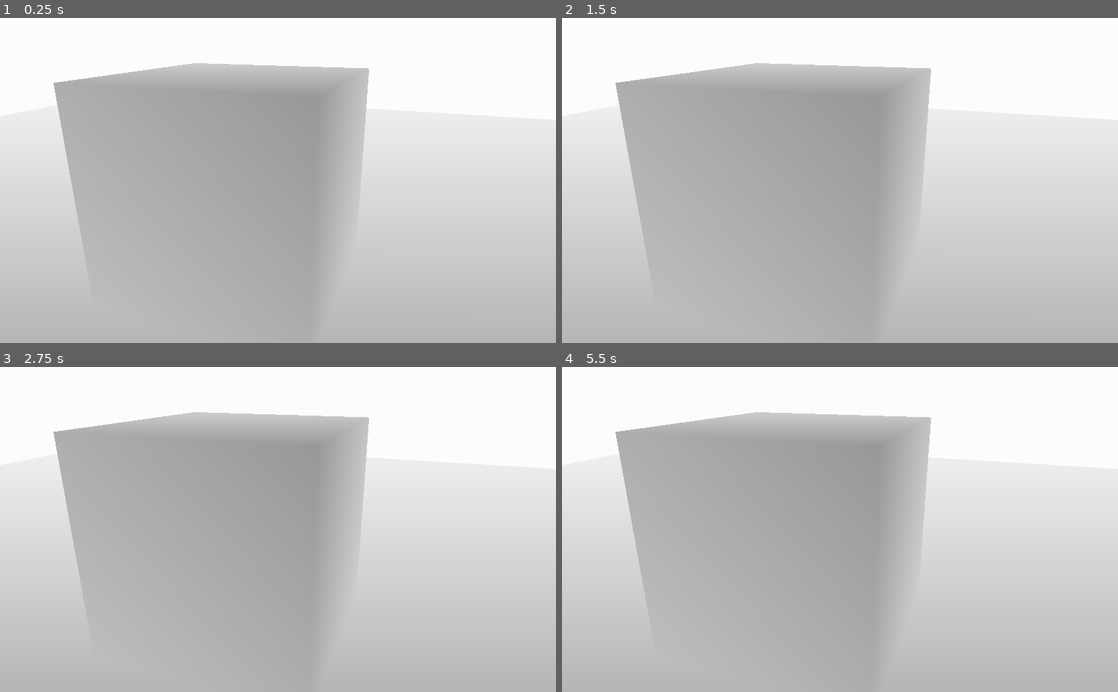
Above: before the commit, frames 1-4 (two rows, left to right).
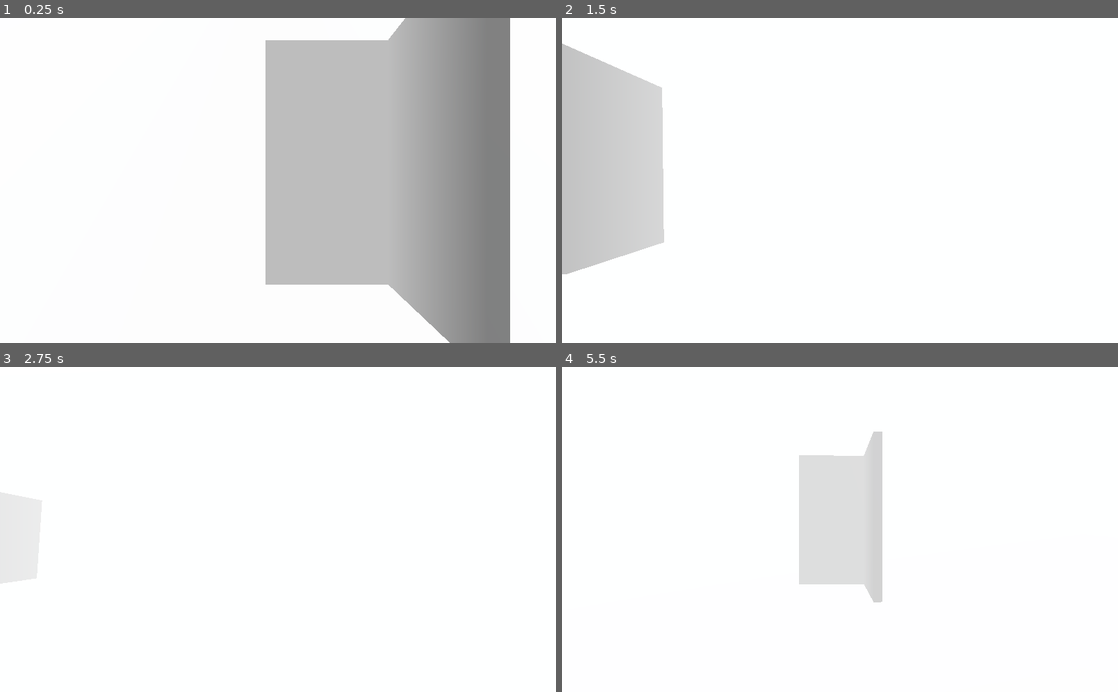
Above: after the commit, the same moments.

Repository: SmBe19/AJ8
Game: Godot game, scene res://scn/Root.tscn
Two runs of this game, one before a commit and one after it. Both use one fixed random seed, a clock stepped at 60 frames per second and the inputs below.
Inputs (mouse positions are in pixels of both pictures, inside the frame that each line leads up to):
- Up to frame 1 (0.25 s): no input
- Up to frame 2 (1.5 s): tap Enter at 0.5 s; move the mouse to (962, 164) at 0.52 s; hold D (move_right, bound only after the commit) 0.53-1.28 s; move the mouse to (728, 196) at 1.27 s; hold S (move_backward, bound only after the commit) from 1.28 s (still down)
- Up to frame 3 (2.75 s): move the mouse to (333, 458) at 2.02 s; release S (move_backward, bound only after the commit) at 2.03 s; hold D (move_right, bound only after the commit) from 2.03 s (still down)
- Up to frame 4 (5.5 s): move the mouse to (812, 594) at 2.77 s; release D (move_right, bound only after the commit) at 2.78 s; hold W (move_forward, bound only after the commit) 2.78-3.53 s; tap Space at 3.5 s; move the mouse to (1006, 578) at 3.52 s; hold A (move_left, bound only after the commit) 3.53-5.03 s; tap Enter at 4.25 s; move the mouse to (673, 480) at 4.27 s; move the mouse to (867, 529) at 5.02 s; hold S (move_backward, bound only after the commit) from 5.03 s (still down)

The runs differ from the first frame. In frame 1, 76% of the frame differs, in the area x 0-100%, y 0-100%; in frame 2, 73%; in frame 3, 73%; in frame 4, 75%.

Commit message:
implement movement

Diff:
--- a/project.godot
+++ b/project.godot
@@ -19,6 +19,37 @@
 run/main_scene="res://scn/Root.tscn"
 config/icon="res://icon.png"
 
+[input]
+
+move_forward={
+"deadzone": 0.5,
+"events": [ Object(InputEventKey,"resource_local_to_scene":false,"resource_name":"","device":0,"alt":false,"shift":false,"control":false,"meta":false,"command":false,"pressed":false,"scancode":87,"unicode":0,"echo":false,"script":null)
+, Object(InputEventKey,"resource_local_to_scene":false,"resource_name":"","device":0,"alt":false,"shift":false,"control":false,"meta":false,"command":false,"pressed":false,"scancode":16777232,"unicode":0,"echo":false,"script":null)
+, Object(InputEventJoypadMotion,"resource_local_to_scene":false,"resource_name":"","device":-1,"axis":1,"axis_value":-1.0,"script":null)
+ ]
+}
+move_backward={
+"deadzone": 0.5,
+"events": [ Object(InputEventKey,"resource_local_to_scene":false,"resource_name":"","device":0,"alt":false,"shift":false,"control":false,"meta":false,"command":false,"pressed":false,"scancode":83,"unicode":0,"echo":false,"script":null)
+, Object(InputEventKey,"resource_local_to_scene":false,"resource_name":"","device":0,"alt":false,"shift":false,"control":false,"meta":false,"command":false,"pressed":false,"scancode":16777234,"unicode":0,"echo":false,"script":null)
+, Object(InputEventJoypadMotion,"resource_local_to_scene":false,"resource_name":"","device":-1,"axis":1,"axis_value":1.0,"script":null)
+ ]
+}
+move_left={
+"deadzone": 0.5,
+"events": [ Object(InputEventKey,"resource_local_to_scene":false,"resource_name":"","device":0,"alt":false,"shift":false,"control":false,"meta":false,"command":false,"pressed":false,"scancode":65,"unicode":0,"echo":false,"script":null)
+, Object(InputEventKey,"resource_local_to_scene":false,"resource_name":"","device":0,"alt":false,"shift":false,"control":false,"meta":false,"command":false,"pressed":false,"scancode":16777231,"unicode":0,"echo":false,"script":null)
+, Object(InputEventJoypadMotion,"resource_local_to_scene":false,"resource_name":"","device":-1,"axis":0,"axis_value":-1.0,"script":null)
+ ]
+}
+move_right={
+"deadzone": 0.5,
+"events": [ Object(InputEventKey,"resource_local_to_scene":false,"resource_name":"","device":0,"alt":false,"shift":false,"control":false,"meta":false,"command":false,"pressed":false,"scancode":68,"unicode":0,"echo":false,"script":null)
+, Object(InputEventKey,"resource_local_to_scene":false,"resource_name":"","device":0,"alt":false,"shift":false,"control":false,"meta":false,"command":false,"pressed":false,"scancode":16777233,"unicode":0,"echo":false,"script":null)
+, Object(InputEventJoypadMotion,"resource_local_to_scene":false,"resource_name":"","device":-1,"axis":0,"axis_value":1.0,"script":null)
+ ]
+}
+
 [rendering]
 
 quality/driver/driver_name="GLES2"
--- a/scn/Root.tscn
+++ b/scn/Root.tscn
@@ -1,33 +1,21 @@
-[gd_scene load_steps=7 format=2]
+[gd_scene load_steps=6 format=2]
 
 [ext_resource path="res://src/Root.gd" type="Script" id=1]
-[ext_resource path="res://msh/testlvl.obj" type="ArrayMesh" id=2]
-[ext_resource path="res://default_env.tres" type="Environment" id=3]
+[ext_resource path="res://scn/World.tscn" type="PackedScene" id=2]
 [ext_resource path="res://src/Depth.shader" type="Shader" id=4]
 
-[sub_resource type="QuadMesh" id=3]
+[sub_resource type="QuadMesh" id=1]
 size = Vector2( 2, 2 )
 
-[sub_resource type="ShaderMaterial" id=5]
+[sub_resource type="ShaderMaterial" id=2]
 shader = ExtResource( 4 )
 
 [node name="Root" type="Node"]
 script = ExtResource( 1 )
 
-[node name="Spatial" type="Spatial" parent="."]
+[node name="MagicSmoke" type="MeshInstance" parent="."]
+extra_cull_margin = 16384.0
+mesh = SubResource( 1 )
+material/0 = SubResource( 2 )
 
-[node name="MeshInstance" type="MeshInstance" parent="Spatial"]
-extra_cull_margin = 16384.0
-mesh = SubResource( 3 )
-material/0 = SubResource( 5 )
-
-[node name="testlvl" type="MeshInstance" parent="Spatial"]
-mesh = ExtResource( 2 )
-material/0 = null
-material/1 = null
-
-[node name="Camera" type="Camera" parent="Spatial"]
-transform = Transform( 0.34202, 0.321394, -0.883022, 0, 0.939693, 0.34202, 0.939693, -0.116978, 0.321394, -3.37155, 1.37435, 1.6176 )
-environment = ExtResource( 3 )
-fov = 42.5754
-far = 44.3
+[node name="World" parent="." instance=ExtResource( 2 )]
--- /dev/null
+++ b/scn/World.tscn
@@ -0,0 +1,60 @@
+[gd_scene load_steps=8 format=2]
+
+[ext_resource path="res://src/Player.gd" type="Script" id=1]
+[ext_resource path="res://msh/testlvl.obj" type="ArrayMesh" id=2]
+
+[sub_resource type="BoxShape" id=3]
+extents = Vector3( 64, 1, 64 )
+
+[sub_resource type="QuadMesh" id=2]
+
+[sub_resource type="CapsuleShape" id=4]
+radius = 0.5
+
+[sub_resource type="ConvexPolygonShape" id=5]
+points = PoolVector3Array( 0.727928, -2.01802, -0.765685, 0.727928, 2.01802, -0.765685, 0.730457, -1.98261, -1, 0.730457, 1.98261, -1, 0.763991, -2.01802, 1.03604, 0.763991, 2.01802, 1.03604, 1.01618, -2.01802, -1.01802, 1.01618, -2.01802, 1.03604, 1.01618, 2.01802, -1.01802, 1.01618, 2.01802, 1.03604 )
+
+[sub_resource type="ConvexPolygonShape" id=6]
+points = PoolVector3Array( -1.21802, -2.01802, -1.01802, -1.21802, -2.01802, -0.765766, -1.21802, 2.01802, -1.01802, -1.21802, 2.01802, -0.765766, 0.72785, -2.01802, -1.01802, 0.72785, -2.01802, -0.765766, 0.72785, 2.01802, -1.01802, 0.72785, 2.01802, -0.765766 )
+
+[node name="World" type="Spatial"]
+
+[node name="Ground" type="StaticBody" parent="."]
+visible = false
+
+[node name="GroundCollision" type="CollisionShape" parent="Ground"]
+transform = Transform( 1, 0, 0, 0, 1, 0, 0, 0, 1, 0, -1, 0 )
+shape = SubResource( 3 )
+
+[node name="GroundMesh" type="MeshInstance" parent="Ground"]
+transform = Transform( 128, 0, 0, 0, -5.59506e-06, 1, 0, -128, -4.37114e-08, 0, 0, 0 )
+mesh = SubResource( 2 )
+material/0 = null
+
+[node name="Player" type="KinematicBody" parent="."]
+transform = Transform( 1, 0, 0, 0, 1, 0, 0, 0, 1, 0, 1, 0 )
+script = ExtResource( 1 )
+
+[node name="PlayerCollision" type="CollisionShape" parent="Player"]
+transform = Transform( 1, 1.49012e-08, 0, -6.5135e-16, -2.88102e-08, 1, -1.49012e-08, -1, -5.86126e-08, 0, 0, 0 )
+shape = SubResource( 4 )
+
+[node name="RotationHelper" type="Spatial" parent="Player"]
+
+[node name="Camera" type="Camera" parent="Player/RotationHelper"]
+transform = Transform( 1, 0, 0, 0, 1, 0, 0, 0, 1, 0, 0.7, 0 )
+
+[node name="Wall" type="StaticBody" parent="."]
+
+[node name="testlvl" type="MeshInstance" parent="Wall"]
+transform = Transform( 1, 0, 0, 0, 1, 0, 0, 0, 1, 1, 2, -3 )
+mesh = ExtResource( 2 )
+material/0 = null
+
+[node name="CollisionShape2" type="CollisionShape" parent="Wall"]
+transform = Transform( 1, 0, 0, 0, 1, 0, 0, 0, 1, 1, 2, -3 )
+shape = SubResource( 5 )
+
+[node name="CollisionShape" type="CollisionShape" parent="Wall"]
+transform = Transform( 1, 0, 0, 0, 1, 0, 0, 0, 1, 1, 2, -3 )
+shape = SubResource( 6 )
--- /dev/null
+++ b/src/Player.gd
@@ -0,0 +1,63 @@
+extends KinematicBody
+
+const MOUSE_SENSITIVITY = 0.0005
+const MAX_SPEED = 10
+const ACCEL = 4.5
+const DEACCEL= 16
+const CAM_ANGLE = 50
+
+var vel = Vector3()
+
+var camera
+var helper
+
+func _ready():
+	camera = $RotationHelper/Camera
+	helper = $RotationHelper
+	Input.set_mouse_mode(Input.MOUSE_MODE_HIDDEN)
+	Input.set_mouse_mode(Input.MOUSE_MODE_CAPTURED)
+
+
+func _physics_process(delta):
+	process_input(delta)
+
+func process_input(delta):
+
+	var dir = Vector3()
+	var input_movement_vector = Vector2()
+	var cam_xform = camera.get_global_transform()
+
+	if Input.is_action_pressed("move_forward"):
+		input_movement_vector.y += 1
+	if Input.is_action_pressed("move_backward"):
+		input_movement_vector.y -= 1
+	if Input.is_action_pressed("move_left"):
+		input_movement_vector.x -= 1
+	if Input.is_action_pressed("move_right"):
+		input_movement_vector.x += 1
+
+	input_movement_vector = input_movement_vector.normalized()
+	dir += -cam_xform.basis.z.normalized() * input_movement_vector.y
+	dir += cam_xform.basis.x.normalized() * input_movement_vector.x
+	dir.y = 0
+	dir = dir.normalized()
+
+	var target = dir
+	target *= MAX_SPEED
+
+	var accel
+	if dir.dot(vel) > 0:
+		accel = ACCEL
+	else:
+		accel = DEACCEL
+	vel = vel.linear_interpolate(target, accel * delta)
+	vel = move_and_slide(vel, Vector3(0, 1, 0))
+
+func _input(event):
+	if event is InputEventMouseMotion and Input.get_mouse_mode() == Input.MOUSE_MODE_CAPTURED:
+		helper.rotate_x(event.relative.y * MOUSE_SENSITIVITY * -1)
+		self.rotate_y(event.relative.x * MOUSE_SENSITIVITY * -1)
+
+		var camera_rot = helper.rotation_degrees
+		camera_rot.x = clamp(camera_rot.x, -CAM_ANGLE, CAM_ANGLE)
+		helper.rotation_degrees = camera_rot
Not shown, changed: msh/testlvl.mtl
Not shown, changed: msh/testlvl.obj
Not shown, changed: assetcreation/testlvl.blend
Not shown, changed: assetcreation/testlvl.blend1
